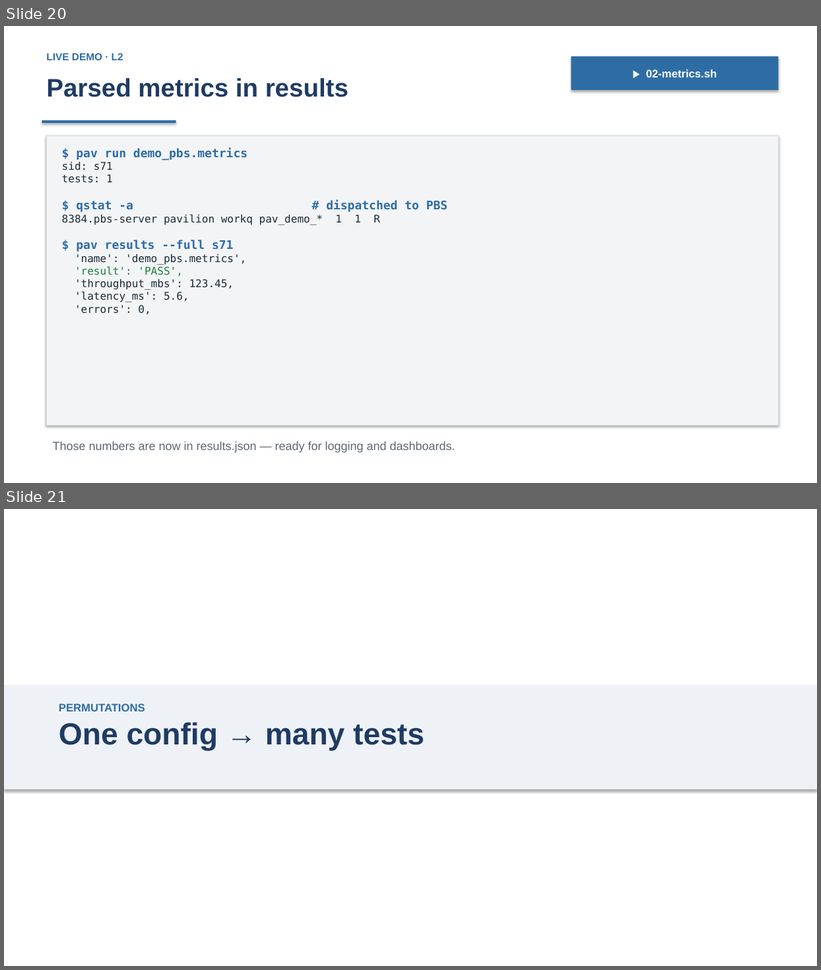
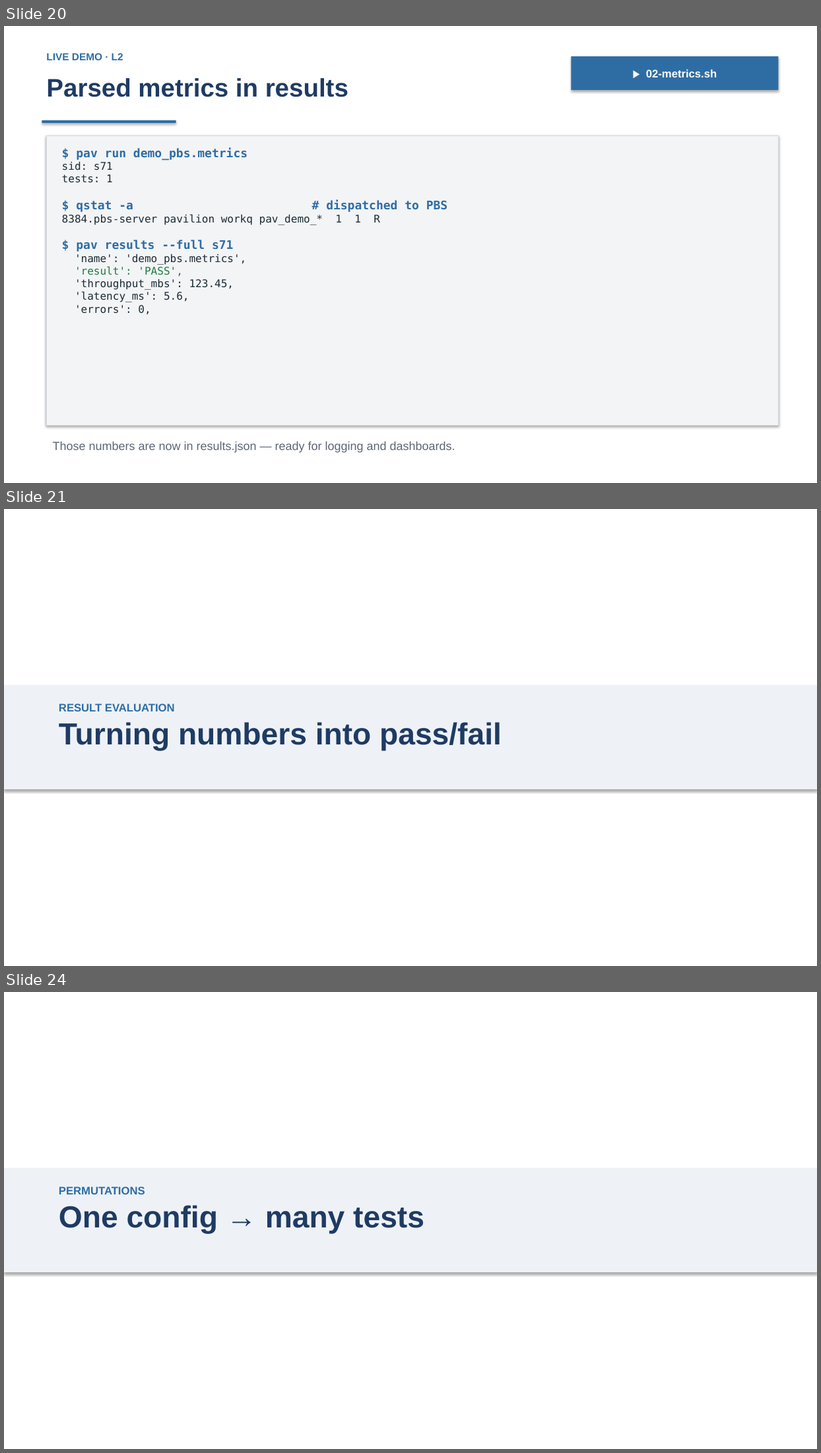
Before and after one commit to curtisecombsjr/pavilion-workshop, a slide deck: deck/pavilion-workshop.pptx. Shown one above the other, each under a label of ours: slides 20 and 21 before the commit, slides 20, 21 and 24 after it; the slides between them are not shown. The pictures are 821x970 and 821x1453 pixels, drawn with LibreOffice and Linux fonts; fonts in the diff are those of the drawing. Boxes give left, top, right and bottom in pixels: in the first picture for what was removed or moved away, otherwise in the second. Text is boxed around its words. In the diff, an @@ line names an element or a change of style, - is before the commit and + after.

```diff
--- a/deck/pavilion-workshop.pptx
+++ b/deck/pavilion-workshop.pptx
@@ slide 21 added at [4,509,817,966], background #FFFFFF @@
@@ rectangle added at [4,686,817,789], fill #EEF2F7 @@
@@ text added at [59,704,502,751], 36 pt, text #1F3B63, bold @@
+RESULT EVALUATION
+Turning numbers into pass/fail
@@ what was slide 21 is now slide 24 @@
```
Also in this commit, not shown: 2 other slides added, 4 other files.
